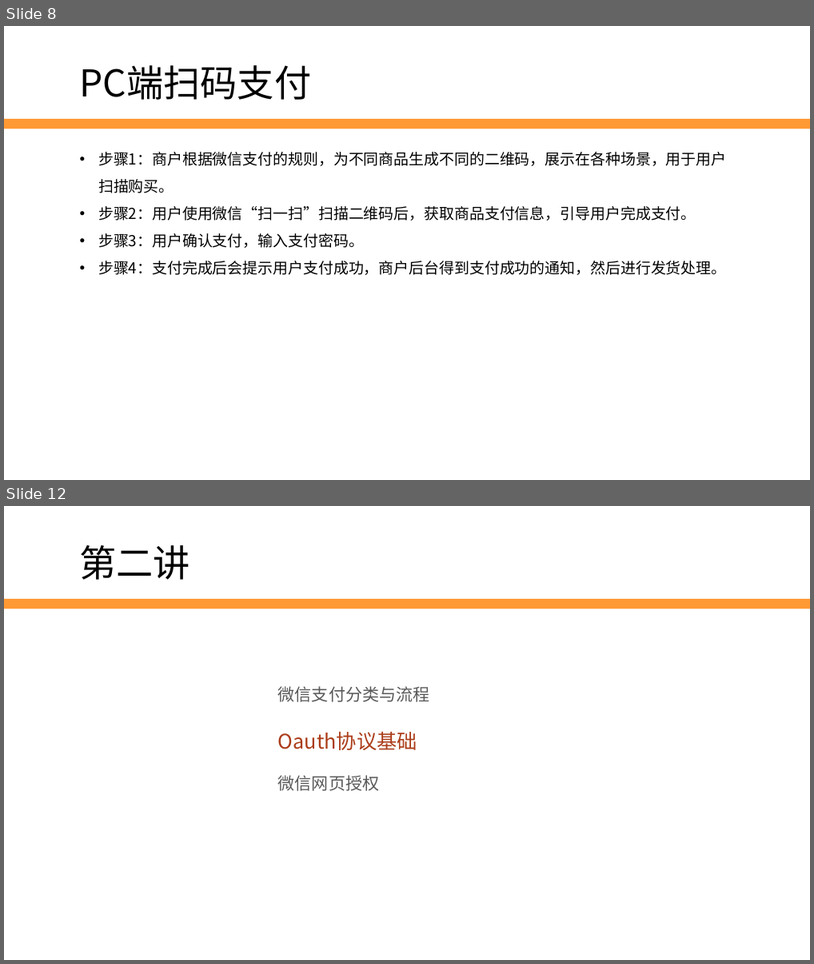
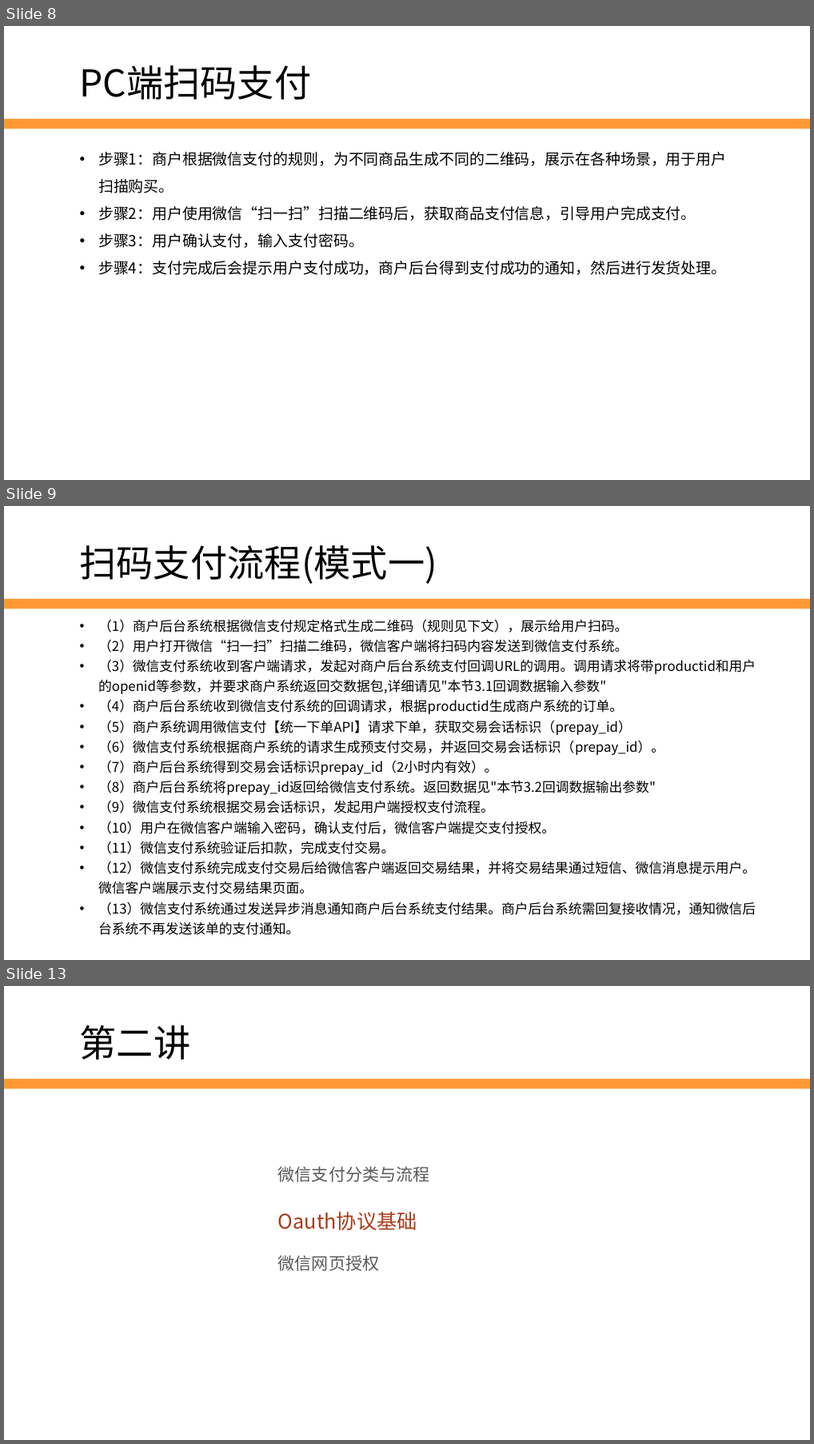
Before and after one commit to edu2act/2017-2018_1st_Wechat_Web_Programming, a slide deck: 课程ppt/第11讲 微信支付与Oauth授权.pptx. Shown one above the other, each under a label of ours: slides 8 and 12 before the commit, slides 8, 9 and 13 after it; the slides between them are not shown. The pictures are 814x964 and 814x1444 pixels, drawn with LibreOffice and Linux fonts; fonts in the diff are those of the drawing; background and template pictures are left out. Boxes give left, top, right and bottom in pixels: in the first picture for what was removed or moved away, otherwise in the second. Text is boxed around its words. In the diff, an @@ line names an element or a change of style, - is before the commit and + after.

```diff
--- a/课程ppt/第11讲 微信支付与Oauth授权.pptx
+++ b/课程ppt/第11讲 微信支付与Oauth授权.pptx
@@ slide 9 added at box(4, 506, 810, 960), background #FFFFFF; not listed: 1 template element that a slide beside it also shows @@
@@ text added at box(80, 545, 438, 584), 44 pt, text #000000 @@
+扫码支付流程(模式一)
@@ text added at box(98, 619, 756, 935), 16 pt, text #000000 @@
+• （1）商户后台系统根据微信支付规定格式生成二维码（规则见下文），展示给用户扫码。
+• （2）用户打开微信“扫一扫”扫描二维码，微信客户端将扫码内容发送到微信支付系统。
+• （3）微信支付系统收到客户端请求，发起对商户后台系统支付回调URL的调用。调用请求将带productid和用户的openid等参数，并要求商户系统返回交数据包,详细请见"本节3.1回调数据输入参数"
+• （4）商户后台系统收到微信支付系统的回调请求，根据productid生成商户系统的订单。
+• （5）商户系统调用微信支付【统一下单API】请求下单，获取交易会话标识（prepay_id）
+• （6）微信支付系统根据商户系统的请求生成预支付交易，并返回交易会话标识（prepay_id）。
+• （7）商户后台系统得到交易会话标识prepay_id（2小时内有效）。
+• （8）商户后台系统将prepay_id返回给微信支付系统。返回数据见"本节3.2回调数据输出参数"
+• （9）微信支付系统根据交易会话标识，发起用户端授权支付流程。
+• （10）用户在微信客户端输入密码，确认支付后，微信客户端提交支付授权。
+• （11）微信支付系统验证后扣款，完成支付交易。
+• （12）微信支付系统完成支付交易后给微信客户端返回交易结果，并将交易结果通过短信、微信消息提示用户。微信客户端展示支付交易结果页面。
+• （13）微信支付系统通过发送异步消息通知商户后台系统支付结果。商户后台系统需回复接收情况，通知微信后台系统不再发送该单的支付通知。
@@ what was slide 12 is now slide 13 @@
```
Also in this commit, not shown: 6 slides changed, 5 other slides added, 2 slides removed, 5 other files.
